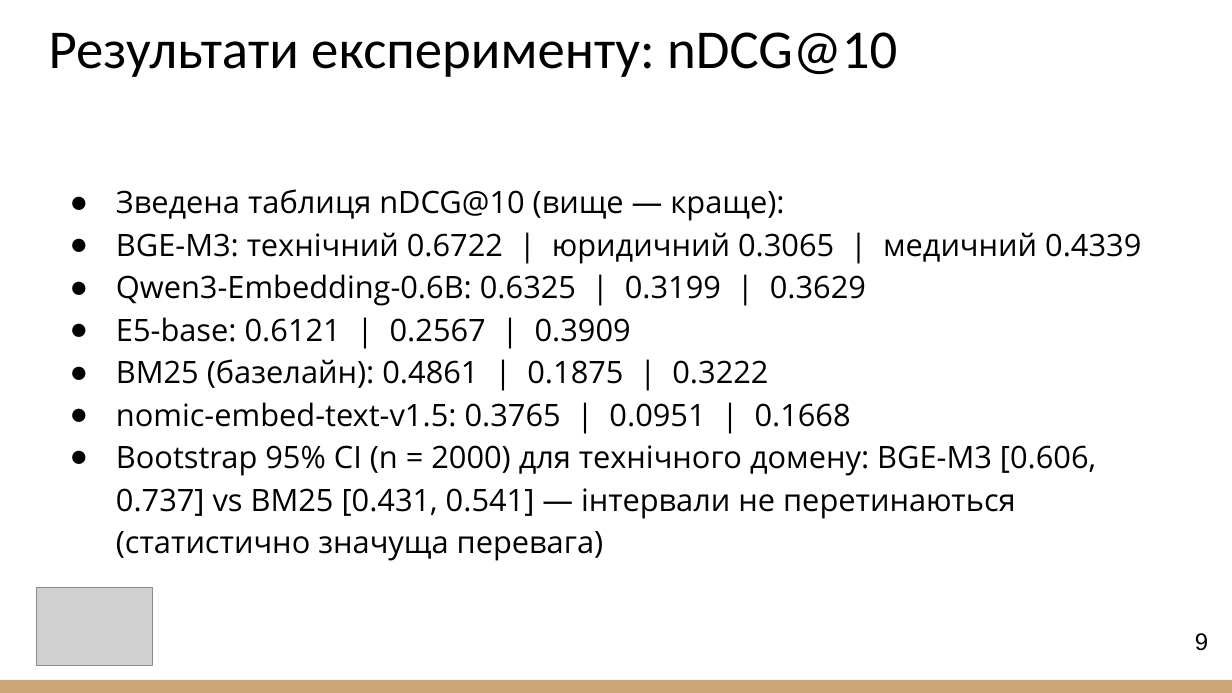
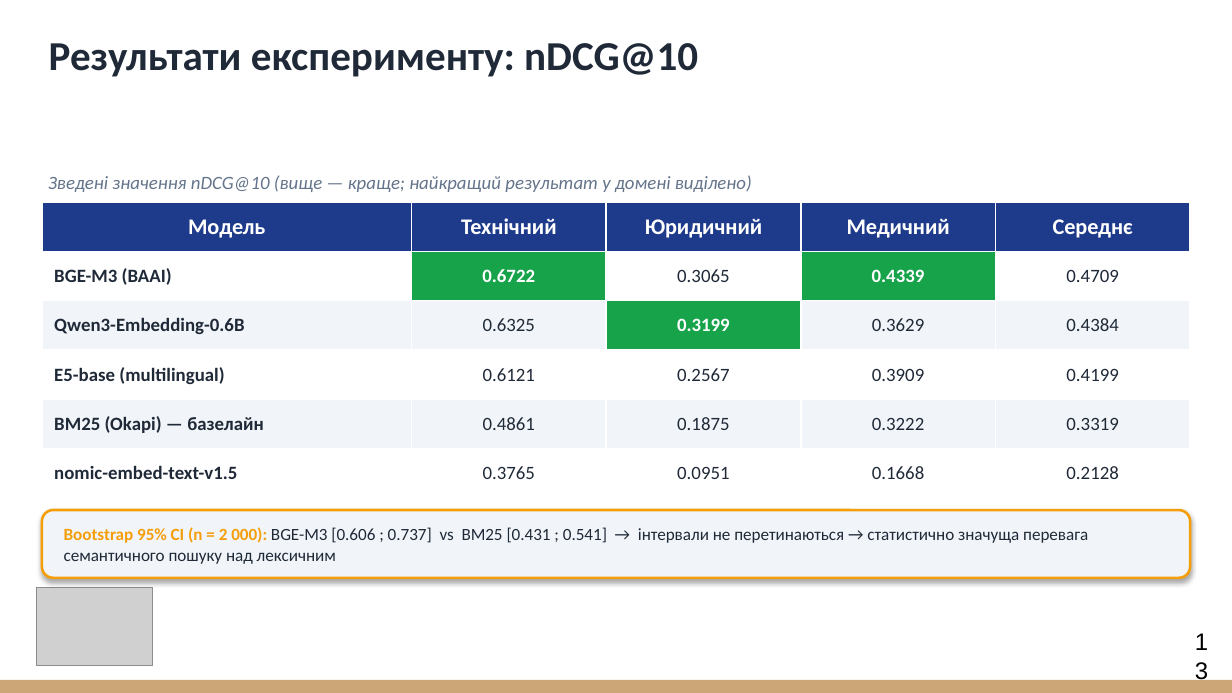
Before and after one commit to vitaliinnest/kb-semantic-search-benchmark, a slide deck: slide 13 of Nesterenko_Presentation.pptx (slide 9 before the commit). Drawn at 1232x693 pixels with LibreOffice and Linux fonts; fonts in the diff are those of the drawing; grey boxes stand for pictures. Boxes give left, top, right and bottom in pixels: in the first picture for what was removed or moved away, otherwise in the second. Text is boxed around its words. In the diff, an @@ line names an element or a change of style, - is before the commit and + after.

```diff
--- a/Nesterenko_Presentation.pptx
+++ b/Nesterenko_Presentation.pptx
@@ title "Результати експерименту: nDCG@10" at (49, 43, 698, 77): size 32 to 24 pt, text colour #000000 to #1F2937, bold on @@
@@ text added at (48, 175, 752, 192), 11 pt, text #64748B, italic @@
+Зведені значення nDCG@10 (вище — краще; найкращий результат у домені виділено)
@@ table added at (42, 202, 1190, 498), 6 rows, 5 columns @@
+Модель | Технічний | Юридичний | Медичний | Середнє
+BGE-M3 (BAAI) | 0.6722 | 0.3065 | 0.4339 | 0.4709
+Qwen3-Embedding-0.6B | 0.6325 | 0.3199 | 0.3629 | 0.4384
+E5-base (multilingual) | 0.6121 | 0.2567 | 0.3909 | 0.4199
+BM25 (Okapi) — базелайн | 0.4861 | 0.1875 | 0.3222 | 0.3319
+nomic-embed-text-v1.5 | 0.3765 | 0.0951 | 0.1668 | 0.2128
@@ text removed at (116, 189, 1141, 561) @@
-● Зведена таблиця nDCG@10 (вище — краще):
-● BGE-M3: технічний 0.6722 | юридичний 0.3065 | медичний 0.4339
-● Qwen3-Embedding-0.6B: 0.6325 | 0.3199 | 0.3629
-● E5-base: 0.6121 | 0.2567 | 0.3909
-● BM25 (базелайн): 0.4861 | 0.1875 | 0.3222
-● nomic-embed-text-v1.5: 0.3765 | 0.0951 | 0.1668
-● Bootstrap 95% CI (n = 2000) для технічного домену: BGE-M3 [0.606, 0.737] vs BM25 [0.431, 0.541] — інтервали не перетинаються (статистично значуща перевага)
@@ rounded rectangle added at (42, 510, 1190, 578), fill #F1F5F9, outline #F59E0B 1.5 pt, 10 pt, text #1F2937 @@
+Bootstrap 95% CI (n = 2 000): BGE-M3 [0.606 ; 0.737] vs BM25 [0.431 ; 0.541] → інтервали не перетинаються → статистично значуща перевага семантичного пошуку над лексичним
@@ page number at (1195, 633, 1208, 651): text changed @@
-9
+13
```
Also in this commit, not shown: 10 other slides changed, 6 slides added, 1 other file.
